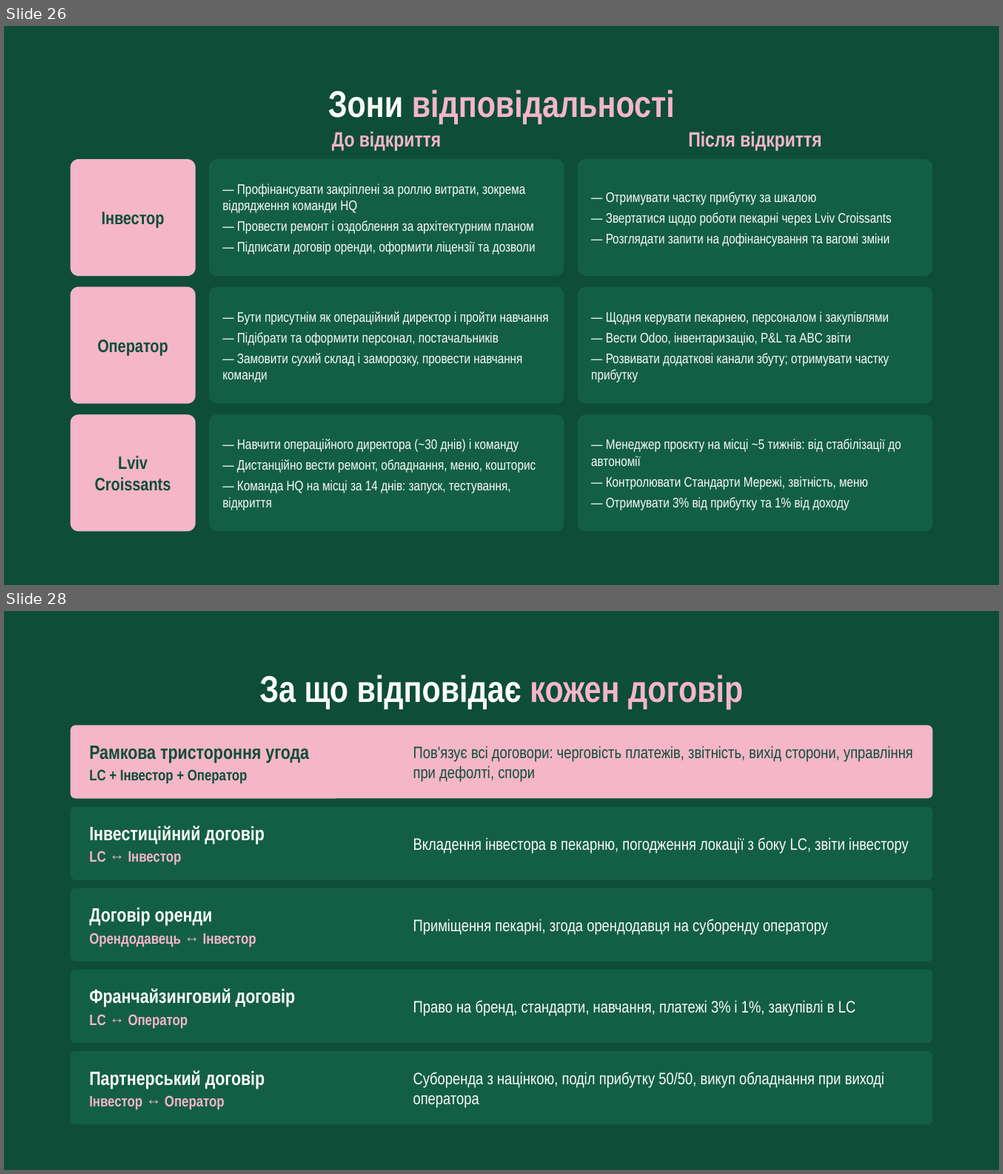
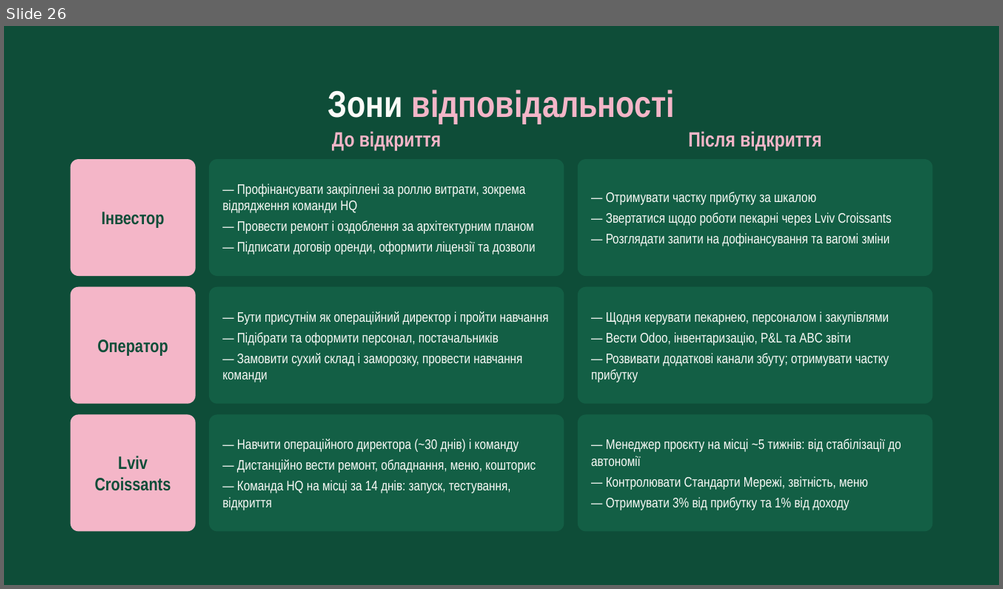
Before and after one commit to denfidiriv-cmyk/xcrypto, a slide deck: presentation_with_contract.pptx. Shown one above the other, each under a label of ours: slides 26 and 28 before the commit, slide 26 after it; the slides between them are not shown. The pictures are 1003x1174 and 1003x589 pixels, drawn with LibreOffice and Linux fonts; fonts in the diff are those of the drawing. Boxes give left, top, right and bottom in pixels: in the first picture for what was removed or moved away, otherwise in the second. Text is boxed around its words. In the diff, an @@ line names an element or a change of style, - is before the commit and + after.

```diff
--- a/presentation_with_contract.pptx
+++ b/presentation_with_contract.pptx
@@ slide 28 removed at box(4, 611, 999, 1170), background #0E4D38 @@
@@ text removed at box(259, 675, 743, 709) @@
-За що відповідає кожен договір
@@ rounded rectangle removed at box(70, 726, 932, 799) @@
@@ text removed at box(89, 746, 309, 784) @@
-Рамкова тристороння угода
-LC + Інвестор + Оператор
@@ text removed at box(413, 746, 913, 782) @@
-Пов'язує всі договори: черговість платежів, звітність, вихід сторони, управління при дефолті, спори
@@ rounded rectangle removed at box(70, 807, 932, 880) @@
@@ text removed at box(89, 826, 264, 866) @@
-Інвестиційний договір
-LC ↔ Інвестор
@@ text removed at box(413, 837, 908, 853) @@
-Вкладення інвестора в пекарню, погодження локації з боку LC, звіти інвестору
@@ rounded rectangle removed at box(70, 889, 932, 962) @@
@@ text removed at box(89, 908, 256, 947) @@
-Договір оренди
-Орендодавець ↔ Інвестор
@@ text removed at box(413, 919, 828, 935) @@
-Приміщення пекарні, згода орендодавця на суборенду оператору
@@ rounded rectangle removed at box(70, 970, 932, 1044) @@
@@ text removed at box(89, 988, 296, 1028) @@
-Франчайзинговий договір
-LC ↔ Оператор
@@ text removed at box(413, 1000, 855, 1017) @@
-Право на бренд, стандарти, навчання, платежі 3% і 1%, закупівлі в LC
@@ rounded rectangle removed at box(70, 1051, 932, 1125) @@
@@ text removed at box(89, 1071, 265, 1111) @@
-Партнерський договір
-Інвестор ↔ Оператор
@@ text removed at box(413, 1072, 884, 1108) @@
-Суборенда з націнкою, поділ прибутку 50/50, викуп обладнання при виході оператора
```
Also in this commit, not shown: 2 slides changed.
